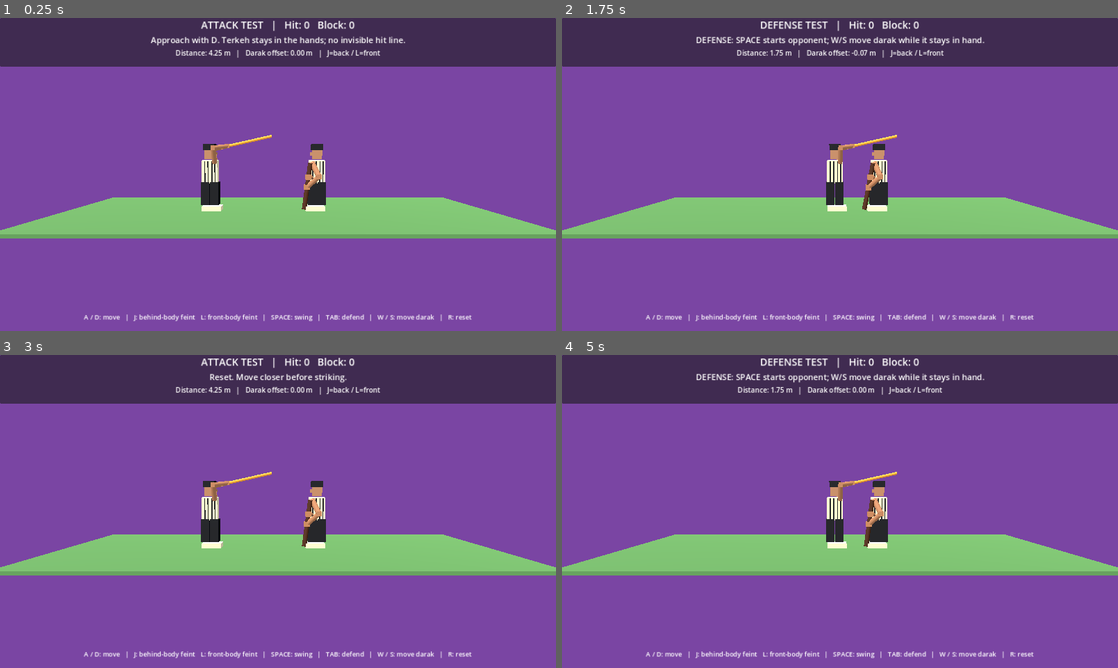
Above: before the commit, frames 1-4 (two rows, left to right).
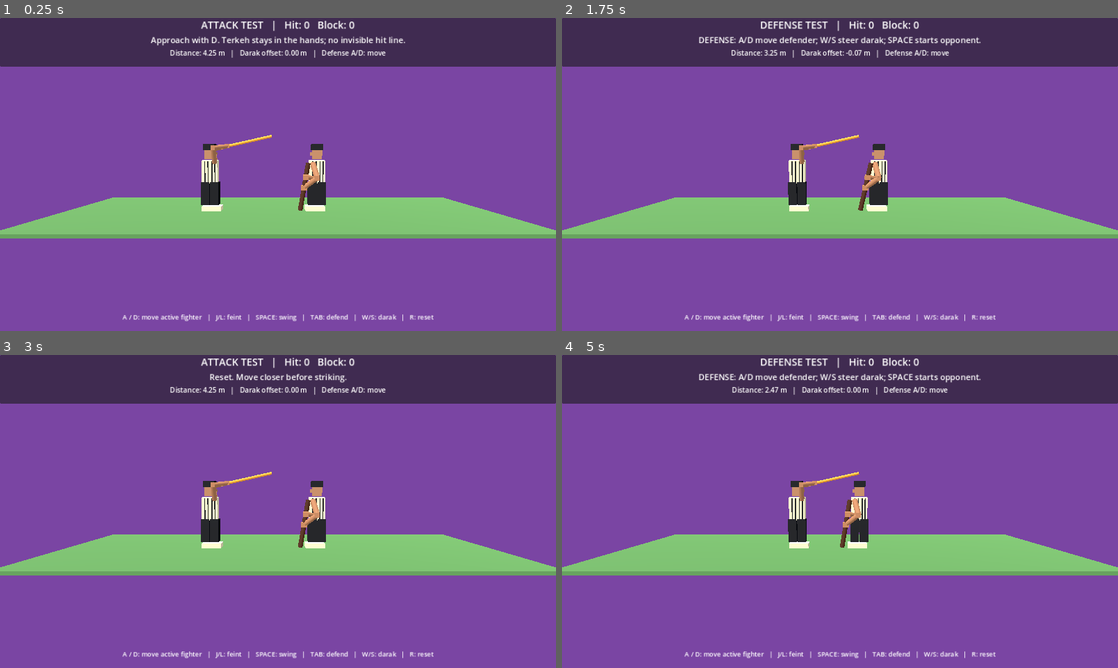
Above: after the commit, the same moments.

Repository: vahidainima-prog/tarke-darak-game
Game: Godot game, scene res://main.tscn
Same seed, same stepped clock (60 frames per second), same inputs: the game is played once before the commit and once after it.
Inputs:
- Up to frame 1 (0.25 s): no input
- Up to frame 2 (1.75 s): tap Enter at 0.5 s; hold D 0.53-1.28 s; tap Tab at 0.6, 1.55 s; tap Space at 0.77, 1.52 s; tap R at 0.8, 1.35 s; hold S from 1.28 s (still down)
- Up to frame 3 (3 s): release S at 2.03 s; hold D 2.03-2.78 s; tap Tab at 2.1 s; tap R at 2.3, 2.85 s; hold W from 2.78 s (still down)
- Up to frame 4 (5 s): tap Space at 3.02, 3.77, 4.52 s; tap Tab at 3.05, 4.55 s; release W at 3.53 s; hold A from 3.53 s (still down); tap J at 3.6 s; tap R at 3.8 s; tap L at 4.35 s

The runs differ from the first frame. In frame 1, 1.4% of the frame differs, in the area x 15-85%, y 10-97%; in frame 2, 3.5%; in frame 3, 1.4%; in frame 4, 4.7%, in the area x 15-85%, y 5-97%.

Commit message:
Enable defender A/D movement, prevent overlap, and position darak ahead of torso

Diff:
--- a/tarke_darak_godot_v2/main.gd
+++ b/tarke_darak_godot_v2/main.gd
@@ -5,6 +5,9 @@
 const DEF_X := 1.55
 const MIN_X := -4.7
 const MAX_X := 0.35
+const MIN_FIGHTER_GAP := 1.12
+const DEFENDER_MIN_X := 0.65
+const DEFENDER_MAX_X := 3.35
 const SWING_SECONDS := 0.82
 const RECOVERY_SECONDS := 0.32
 const MAX_SWEEP_STEP := 0.025
@@ -21,6 +24,7 @@
 var terkeh: MeshInstance3D
 var darak: MeshInstance3D
 var attack_x := -2.7
+var defender_x := DEF_X
 var swing := -1.0
 var swing_finished := false
 var recovery := -1.0
@@ -150,7 +154,7 @@
  add_child(light)
  block(self, "Ground", Vector3(17, 0.12, 7), Vector3(0, -0.08, 0), Color(0.32, 0.51, 0.28))
  attacker = person("Attacker facing RIGHT", attack_x, true)
- defender = person("Defender facing LEFT", DEF_X, false)
+ defender = person("Defender facing LEFT", defender_x, false)
  terkeh = rod(self, "Terkeh attached to raised hands", STICK_RADIUS, Color(0.93, 0.61, 0.20))
  darak = rod(self, "Darak held in defender hand", GUARD_RADIUS, Color(0.27, 0.14, 0.07))
  attack_hand_a = block(self, "Attacker left hand", Vector3(0.19, 0.17, 0.17), Vector3.ZERO, Color(0.67, 0.44, 0.29))
@@ -195,7 +199,7 @@
  detail.horizontal_alignment = HORIZONTAL_ALIGNMENT_CENTER
  column.add_child(detail)
  var footer := Label.new()
- footer.text = "A / D: move   |   J: behind-body feint   L: front-body feint   |   SPACE: swing   |   TAB: defend   |   W / S: move darak   |   R: reset"
+ footer.text = "A / D: move active fighter   |   J/L: feint   |   SPACE: swing   |   TAB: defend   |   W/S: darak   |   R: reset"
  footer.set_anchors_preset(Control.PRESET_BOTTOM_WIDE)
  footer.offset_top = -43
  footer.horizontal_alignment = HORIZONTAL_ALIGNMENT_CENTER
@@ -219,14 +223,16 @@
     swing_speed = 0.0
     impact_hold = 0.0
     opponent_delay = -1.0
-    attack_x = -0.2 if defending else -2.7
+    attack_x = -1.7 if defending else -2.7
+    defender_x = DEF_X
     guard_shift = 0.0
     guard_velocity = 0.0
     guard_target = 0.0
-    say("DEFENSE: SPACE starts opponent; W/S move darak while it stays in hand." if defending else "ATTACK: approach with D, feint J/L, swing SPACE.")
+    say("DEFENSE: A/D move defender; W/S steer darak; SPACE starts opponent." if defending else "ATTACK: A/D move; J/L feint; SPACE swing.")
    KEY_R:
     defending = false
     attack_x = -2.7
+    defender_x = DEF_X
     swing = -1.0
     recovery = -1.0
     active_attack = false
@@ -279,13 +285,15 @@
 
 func guard_ends() -> Array[Vector3]:
  # One grip always follows the defender's hand. The lower end pivots across the shins.
- var grip := Vector3(DEF_X - 0.36, 1.37, 0.28)
- var bottom := Vector3(DEF_X - 0.52 + guard_shift, 0.10, 0.28)
+ # Guard is held slightly ahead of the defender (toward the attacker) and camera.
+ var grip := Vector3(defender_x - 0.48, 1.39, 0.48)
+ var bottom := Vector3(defender_x - 0.69 + guard_shift, 0.10, 0.48)
  var top := grip + (grip - bottom).normalized() * 0.55
  return [bottom, top]
 
 func update_visuals() -> void:
  attacker.position.x = attack_x
+ defender.position.x = defender_x
  var pose := 0.0
  if swing >= 0.0:
   pose = swing
@@ -308,8 +316,8 @@
  place_rod(darak, g[0], g[1])
  defend_hand.position = g[0].lerp(g[1], 0.70)
  defend_hand_b.position = g[0].lerp(g[1], 0.48)
- place_two_bone_arm(defend_arm, defend_forearm_a, defend_elbow_a, Vector3(DEF_X - 0.20, 1.91, -0.13), defend_hand.position, Vector3(0.65, -0.15, -0.7))
- place_two_bone_arm(defend_arm_b, defend_forearm_b, defend_elbow_b, Vector3(DEF_X - 0.20, 1.91, 0.16), defend_hand_b.position, Vector3(0.65, -0.15, 0.7))
+ place_two_bone_arm(defend_arm, defend_forearm_a, defend_elbow_a, Vector3(defender_x - 0.20, 1.91, 0.12), defend_hand.position, Vector3(0.65, -0.15, -0.7))
+ place_two_bone_arm(defend_arm_b, defend_forearm_b, defend_elbow_b, Vector3(defender_x - 0.20, 1.91, 0.36), defend_hand_b.position, Vector3(0.65, -0.15, 0.7))
 
 func segment_distance(a: Vector3, b: Vector3, c: Vector3, d: Vector3) -> float:
  var u := b - a
@@ -340,7 +348,7 @@
   var guard_b := previous_guard[1].lerp(current_guard[1], alpha)
   if segment_distance(s[0], s[1], guard_a, guard_b) <= STICK_RADIUS + GUARD_RADIUS + 0.025:
    return "block"
-  for foot_x in [DEF_X - 0.18, DEF_X + 0.18]:
+  for foot_x in [defender_x - 0.18, defender_x + 0.18]:
    var leg_a := Vector3(foot_x, 0.12, 0.0)
    var leg_b := Vector3(foot_x, 0.77, 0.0)
    if segment_distance(s[0], s[1], leg_a, leg_b) <= 0.20:
@@ -351,10 +359,15 @@
  var previous_guard := guard_ends()
  if swing < 0.0 and recovery < 0.0 and not defending:
   if Input.is_key_pressed(KEY_D):
-   attack_x = minf(MAX_X, attack_x + 2.0 * delta)
+   attack_x = minf(minf(MAX_X, defender_x - MIN_FIGHTER_GAP), attack_x + 2.0 * delta)
   if Input.is_key_pressed(KEY_A):
    attack_x = maxf(MIN_X, attack_x - 2.0 * delta)
  if defending:
+  # In defense mode A/D move the defender; never allow bodies to overlap.
+  if Input.is_key_pressed(KEY_A):
+   defender_x = maxf(maxf(DEFENDER_MIN_X, attack_x + MIN_FIGHTER_GAP), defender_x - 1.8 * delta)
+  if Input.is_key_pressed(KEY_D):
+   defender_x = minf(DEFENDER_MAX_X, defender_x + 1.8 * delta)
   if Input.is_key_pressed(KEY_W):
    guard_target = minf(0.53, guard_target + delta * 1.65)
   if Input.is_key_pressed(KEY_S):
@@ -413,4 +426,4 @@
    swing = -1.0
  update_visuals()
  header.text = ("DEFENSE TEST" if defending else "ATTACK TEST") + "   |   Hit: %d   Block: %d" % [score_hit, score_block]
- detail.text = "Distance: %.2f m   |   Darak offset: %.2f m   |   J=back / L=front" % [DEF_X - attack_x, guard_shift]
+ detail.text = "Distance: %.2f m   |   Darak offset: %.2f m   |   Defense A/D: move" % [defender_x - attack_x, guard_shift]
